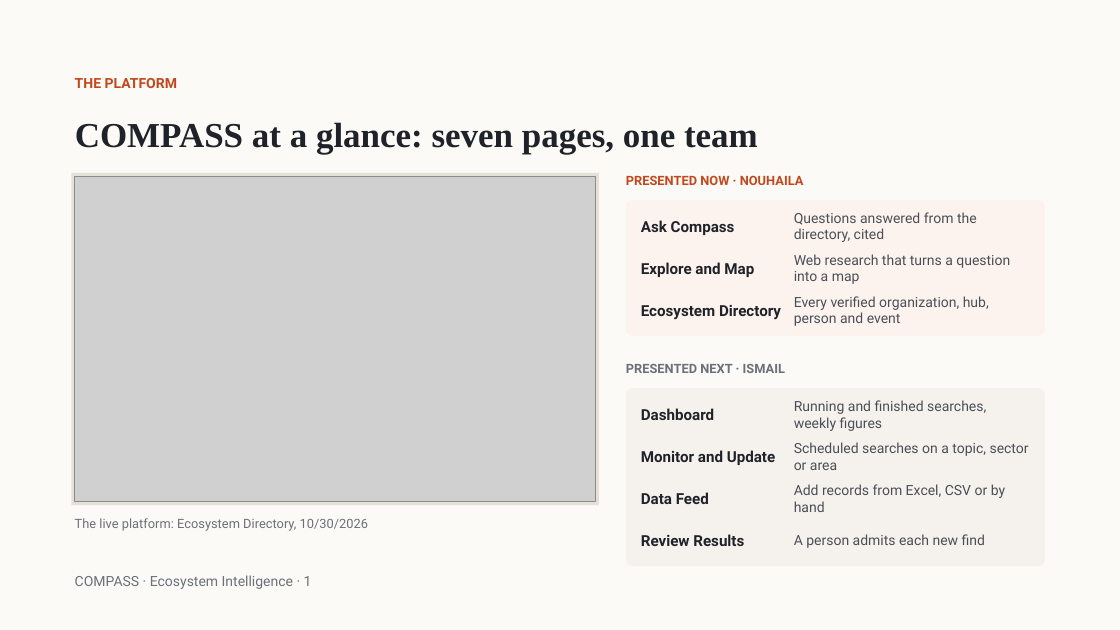
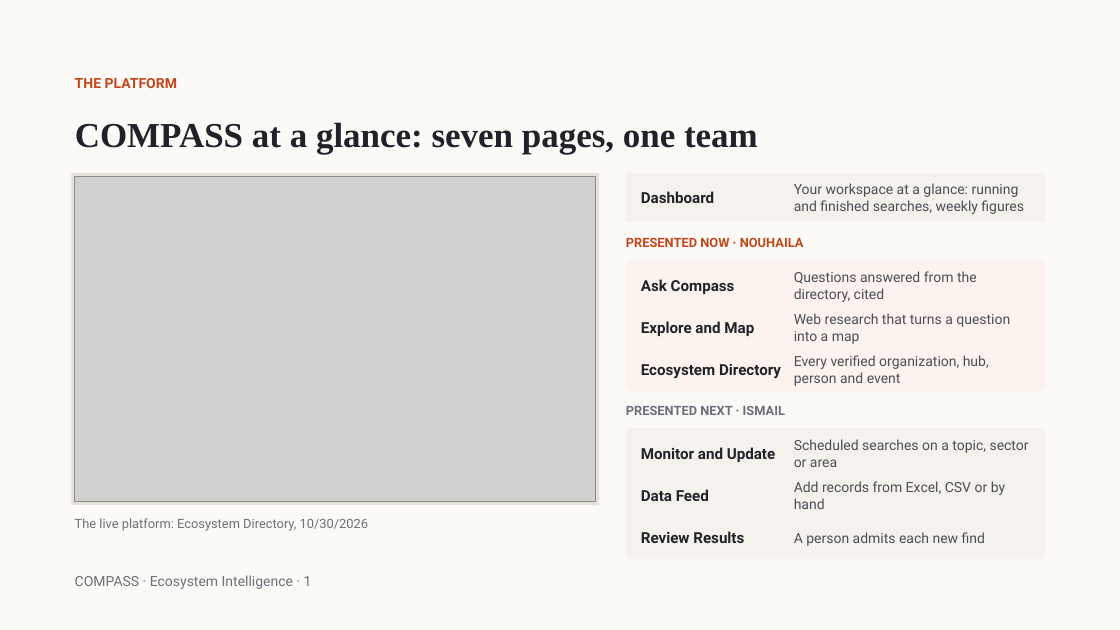
Before and after one commit to nouhailael-dot/Institutional-knowledge-Platform-with-AI-agents, a slide deck: slide 1 of docs/COMPASS - Ask, Explore and Map, Directory.pptx. Drawn at 1120x630 pixels with LibreOffice and Linux fonts; fonts in the diff are those of the drawing; grey boxes stand for pictures. Boxes give left, top, right and bottom in pixels: in the first picture for what was removed or moved away, otherwise in the second. Text is boxed around its words. In the diff, an @@ line names an element or a change of style, - is before the commit and + after.

Commit message:
docs: COMPASS deck, Ask / Explore and Map / Directory slides (3-4 Nov edits)

```diff
--- a/docs/COMPASS - Ask, Explore and Map, Directory.pptx
+++ b/docs/COMPASS - Ask, Explore and Map, Directory.pptx
@@ rounded rectangle added at [626,173,1045,222], fill #F5F2ED @@
@@ text "Dashboard": place and size @@
-text "Dashboard" at [641,408,714,420]
+text "Dashboard" at [641,191,714,203]
@@ text at [794,183,1024,214]: text changed @@
-Running and finished searches, weekly figures
+Your workspace at a glance: running and finished searches, weekly figures
@@ 7 texts: place and size @@
-7 texts at [626,175,1010,326]
+7 texts at [626,237,1010,386]
@@ rounded rectangle: place and size @@
-rounded rectangle at [626,200,1045,336]
+rounded rectangle at [626,260,1045,392]
@@ text "PRESENTED NEXT · ISMAIL": place and size @@
-text "PRESENTED NEXT · ISMAIL" at [626,364,785,373]
+text "PRESENTED NEXT · ISMAIL" at [626,406,785,415]
@@ rounded rectangle: place and size @@
-rounded rectangle at [626,388,1045,566]
+rounded rectangle at [626,429,1045,560]
```
Also in this commit, not shown: 6 other slides changed.
